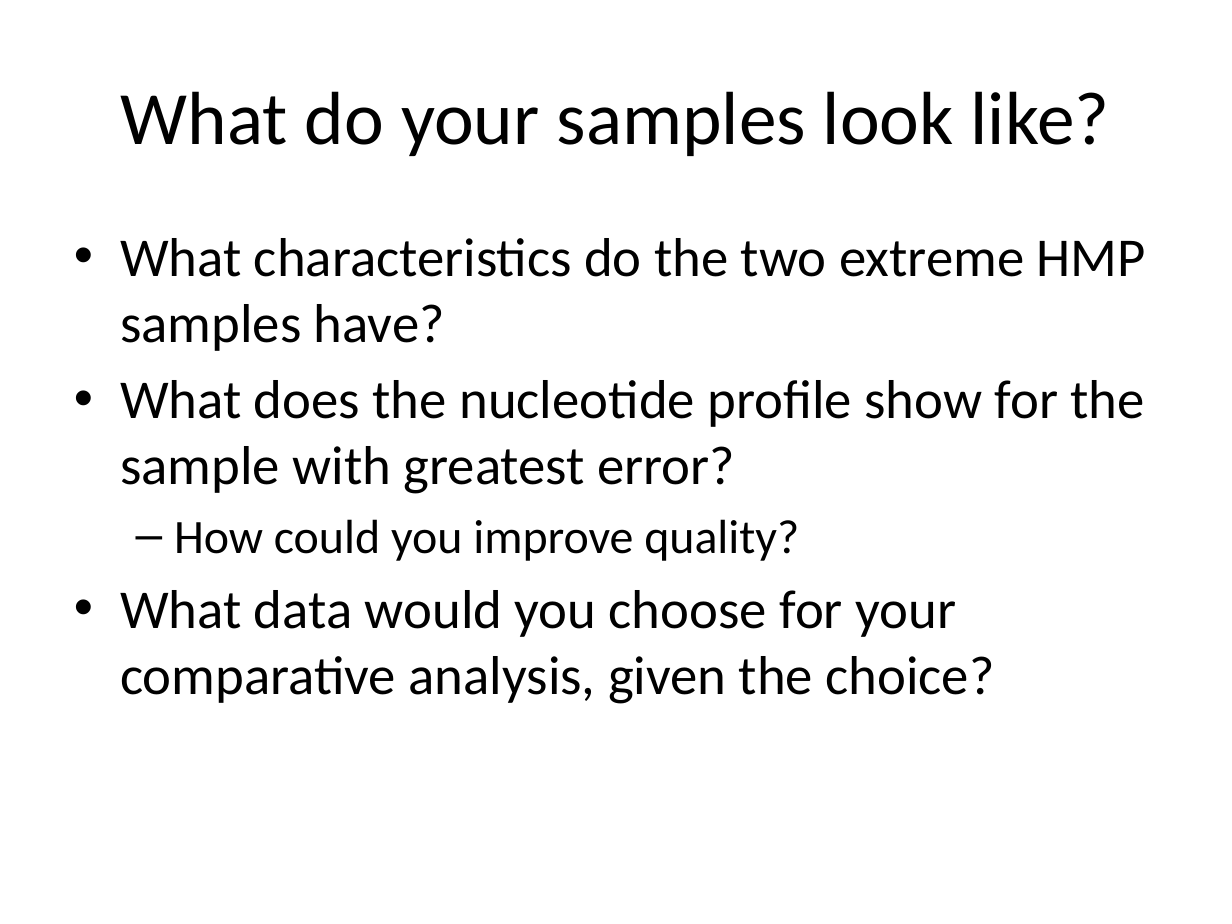
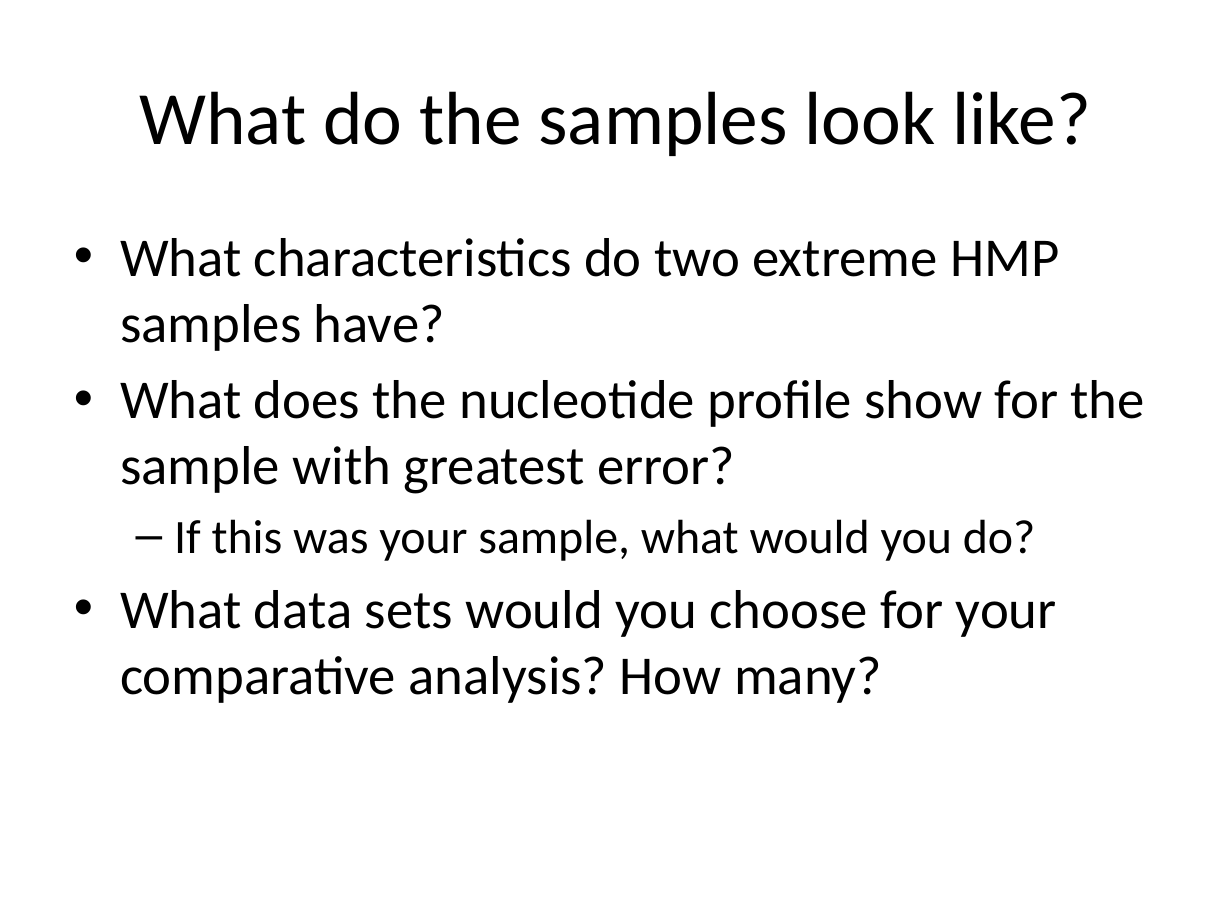
Before and after one commit to LuffyLuffy/MG-RAST-Tutorials, a slide deck: slide 36 of ui/MG-RAST_Class_v3.6.1.pptx (slide 35 before the commit). Drawn at 1232x924 pixels with LibreOffice and Linux fonts; fonts in the diff are those of the drawing. Boxes give left, top, right and bottom in pixels: in the first picture for what was removed or moved away, otherwise in the second. Text is boxed around its words. In the diff, an @@ line names an element or a change of style, - is before the commit and + after.

```diff
--- a/ui/MG-RAST_Class_v3.6.1.pptx
+++ b/ui/MG-RAST_Class_v3.6.1.pptx
@@ title at (139, 91, 1092, 156): text changed @@
-What do your samples look like?
+What do the samples look like?
@@ text at (120, 238, 1059, 351): text changed @@
-• What characteristics do the two extreme HMP samples have?
+• What characteristics do two extreme HMP samples have?
@@ text at (120, 519, 1057, 703): text changed @@
-  – How could you improve quality?
-• What data would you choose for your comparative analysis, given the choice?
+  – If this was your sample, what would you do?
+• What data sets would you choose for your comparative analysis? How many?
```
Also in this commit, not shown: 13 other slides changed, 8 slides added, 2 slides removed.
